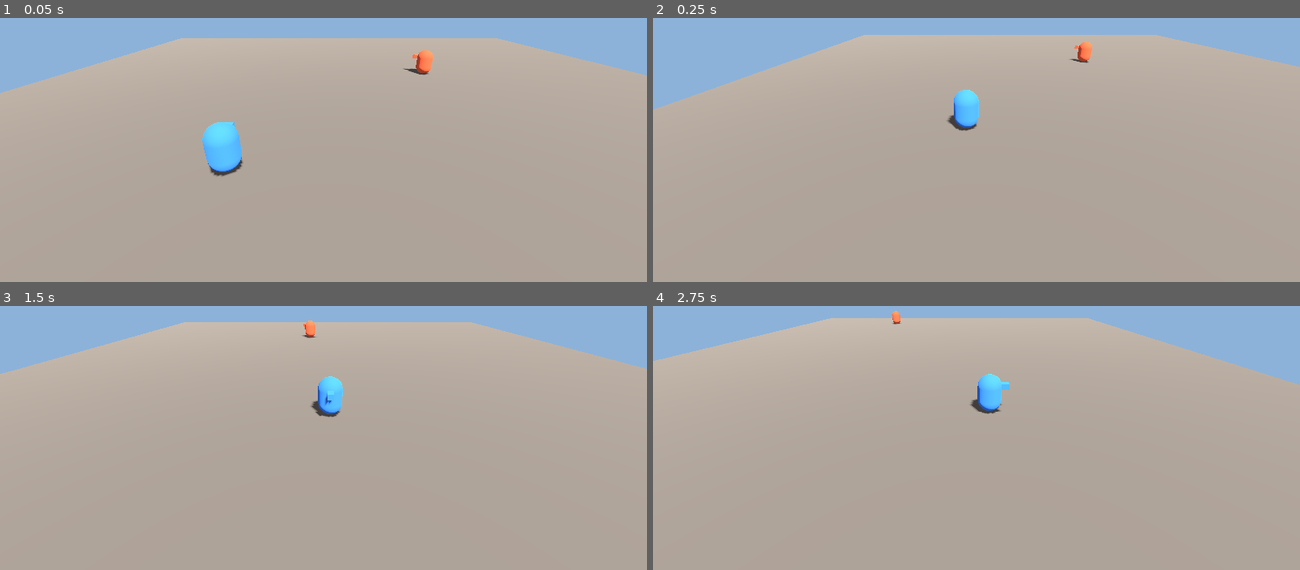
Above: before the commit, frames 1-4 (two rows, left to right).
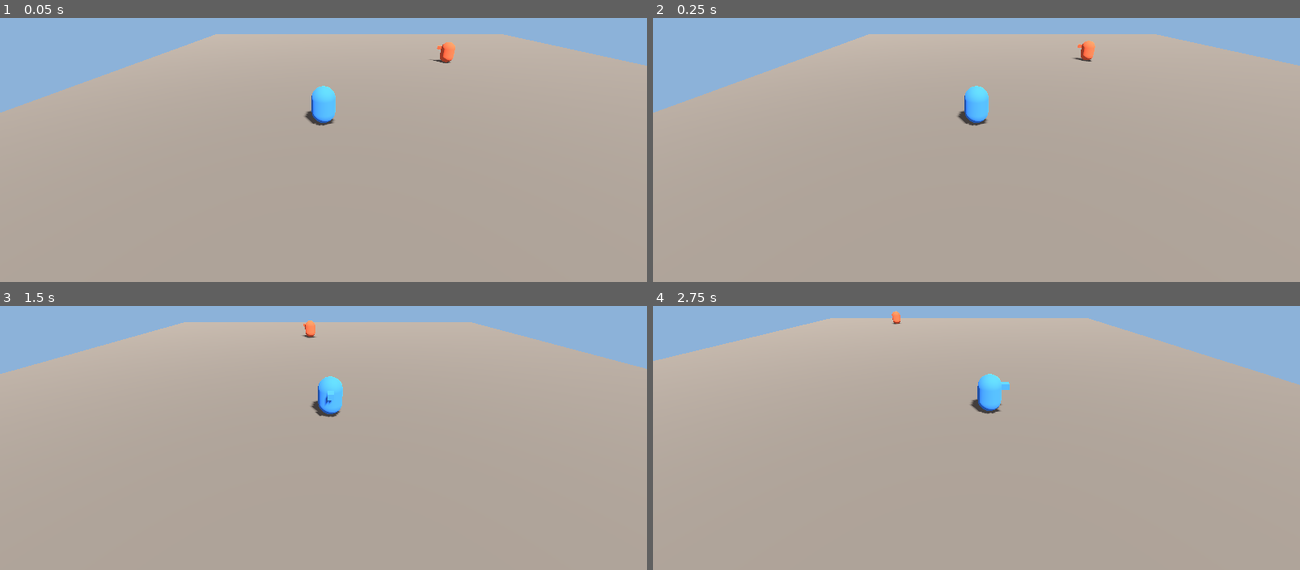
Above: after the commit, the same moments.

Repository: grump606/Scrap-Heap-Heroes
Game: Godot game, scene res://scenes/main.tscn
Same seed, same stepped clock (60 frames per second), same inputs: the game is played once before the commit and once after it.
Inputs (mouse positions are in pixels of both pictures, inside the frame that each line leads up to):
- Up to frame 1 (0.05 s): no input
- Up to frame 2 (0.25 s): no input
- Up to frame 3 (1.5 s): tap Enter at 0.5 s; move the mouse to (465, 369) at 0.52 s; hold D (move_right) 0.53-1.28 s; click (465, 369) at 0.67 s; move the mouse to (194, 406) at 1.27 s; hold S (move_back) from 1.28 s (still down)
- Up to frame 4 (2.75 s): move the mouse to (1041, 308) at 2.02 s; release S (move_back) at 2.03 s; hold D (move_right) from 2.03 s (still down)

The runs differ from the first frame. In frame 1, 4.9% of the frame differs, in the area x 0-100%, y 6-60%; in frame 2, 1.3%; in frame 3, less than 0.1%; in frame 4, nothing differs.

Commit message:
Fix minor review items: camera snap, move dedupe, add_hero check
- Camera snaps to the local hero at match start instead of easing in
  from the origin.
- Controllers send MOVE only when the quantized direction changes; the
  sim already holds move input, so behavior is unchanged and replays
  shrink. LocalPlayerController.sample_input() lets tests script input.
- SimWorld.add_hero refuses a second hero per player in release builds
  too (push_error, returns -1) instead of a debug-only assert.
- Tests can declare intended errors with expect_error(); an expected
  error that never appears fails the test.

Co-Authored-By: Claude Opus 5.5 <noreply@anthropic.com>

Diff:
--- a/game/app/match_runner.gd
+++ b/game/app/match_runner.gd
@@ -35,6 +35,7 @@
 	if session.local != null:
 		var me := session.world.hero_for_player(session.local.player_id)
 		_camera.target = _world_view.hero_view(me.entity_id)
+		_camera.snap_to_target()
 
 
 func _process(delta: float) -> void:
--- a/game/control/bot_controller.gd
+++ b/game/control/bot_controller.gd
@@ -30,7 +30,7 @@
 	var dir := (_waypoint - pos)
 	if dir.length() > 1.0:
 		dir = dir.normalized()
-	return [Command.move(player_id, tick, dir)]
+	return move_if_changed(tick, dir)
 
 
 func _pick_waypoint(tick: int) -> void:
--- a/game/control/controller.gd
+++ b/game/control/controller.gd
@@ -5,6 +5,11 @@
 
 var player_id: int
 var team: int
+
+## Quantized payload of the last MOVE sent. The sim holds move input until the
+## next MOVE, so repeating an unchanged one only bloats replays (and, later,
+## network traffic).
+var _last_move: Dictionary = {"x": 0, "z": 0}
 
 
 func _init(p_player_id: int, p_team: int) -> void:
@@ -16,3 +21,13 @@
 ## to what this controller's team can see.
 func produce_commands(_snapshot: Snapshot, _tick: int) -> Array[Command]:
 	return []
+
+
+## A MOVE for dir if it differs from the last one sent (after quantizing),
+## otherwise nothing. Heroes start with zero move input, so idle sends nothing.
+func move_if_changed(tick: int, dir: Vector2) -> Array[Command]:
+	var cmd := Command.move(player_id, tick, dir)
+	if cmd.payload == _last_move:
+		return []
+	_last_move = cmd.payload.duplicate()
+	return [cmd]
--- a/game/control/local_player_controller.gd
+++ b/game/control/local_player_controller.gd
@@ -13,6 +13,10 @@
 func produce_commands(_snapshot: Snapshot, tick: int) -> Array[Command]:
 	var dir := Vector2.ZERO
 	if input_enabled:
-		dir = Input.get_vector("move_left", "move_right", "move_forward", "move_back")
-		dir = dir.rotated(-camera_yaw)
-	return [Command.move(player_id, tick, dir)]
+		dir = sample_input().rotated(-camera_yaw)
+	return move_if_changed(tick, dir)
+
+
+## Raw stick/WASD vector, camera-relative. Tests override this.
+func sample_input() -> Vector2:
+	return Input.get_vector("move_left", "move_right", "move_forward", "move_back")
--- a/game/sim/core/sim_world.gd
+++ b/game/sim/core/sim_world.gd
@@ -32,8 +32,11 @@
 	return id
 
 
+## Returns the new entity id, or -1 if this player already has a hero.
 func add_hero(player_id: int, team: int, hero_id: StringName, spawn: Vector3) -> int:
-	assert(not _player_to_entity.has(player_id), "player already has a hero")
+	if _player_to_entity.has(player_id):
+		push_error("player %d already has a hero" % player_id)
+		return -1
 	var h := HeroState.new()
 	h.entity_id = next_entity_id()
 	h.player_id = player_id
--- a/game/view/camera_rig.gd
+++ b/game/view/camera_rig.gd
@@ -35,6 +35,13 @@
 	global_position = global_position.lerp(target.global_position, t)
 
 
+## Jumps straight to the target, e.g. at match start, instead of easing in.
+func snap_to_target() -> void:
+	if target != null:
+		global_position = target.global_position
+		_update_camera_offset()
+
+
 func _update_camera_offset() -> void:
 	var back := Vector3(0, 0, distance).rotated(Vector3.UP, yaw)
 	_camera.position = back + Vector3(0, height, 0)
--- a/tests/run_tests.gd
+++ b/tests/run_tests.gd
@@ -44,8 +44,17 @@
 			t.call(method)
 			var problems: Array[String] = t.failures.duplicate()
 			if capture != null:
+				var unseen := t.expected_errors.duplicate()
 				for e in capture.take():
-					problems.append("error: " + e)
+					var matched := false
+					for want in t.expected_errors:
+						if e.contains(want):
+							matched = true
+							unseen.erase(want)
+					if not matched:
+						problems.append("error: " + e)
+				for want in unseen:
+					problems.append("expected an error containing '%s'" % want)
 			if problems.is_empty():
 				passed += 1
 				print("  PASS  %s :: %s" % [path.get_file(), method])
--- a/tests/sim/test_determinism.gd
+++ b/tests/sim/test_determinism.gd
@@ -27,16 +27,50 @@
 	check(h.world.hero_for_player(2).position.distance_to(start) > 1.0, "bot hero moved")
 
 
+## A LocalPlayerController with scripted input instead of the keyboard.
+class ScriptedLocal extends LocalPlayerController:
+	var dir := Vector2.ZERO
+
+	func sample_input() -> Vector2:
+		return dir
+
+
 func test_human_and_bot_share_one_command_path() -> void:
 	var h := SimHarness.practice(5, true)
+	var human_ctrl := ScriptedLocal.new(1, 0)
+	h.controllers[0] = human_ctrl
+	human_ctrl.dir = Vector2.RIGHT
+	h.run(30)
+	human_ctrl.dir = Vector2.ZERO
+	h.run(30)
+	var human_cmds := []
+	var bot_sent := false
+	for d in h.replay.commands:
+		if int(d["player_id"]) == 1:
+			human_cmds.append(int(d["tick"]))
+		else:
+			bot_sent = true
+	check_eq(human_cmds, [0, 30], "local controller sent one MOVE per change, through the buffer")
+	check(bot_sent, "bot sent commands through the buffer")
+	check(h.world.hero_for_player(1).position.x > -5.0, "human moved right while input was held")
+
+
+func test_idle_human_sends_nothing_and_stays_put() -> void:
+	var h := SimHarness.practice(5, true)
 	h.run(60)
-	var by_player := {}
 	for d in h.replay.commands:
-		by_player[int(d["player_id"])] = true
-	check(by_player.has(1), "local controller sent commands through the buffer")
-	check(by_player.has(2), "bot sent commands through the buffer")
-	var human := h.world.hero_for_player(1)
-	check_eq(human.position, Vector3(-5, 0, 5), "idle human stays put with no input")
+		check(int(d["player_id"]) != 1, "idle human sent a command at tick %d" % int(d["tick"]))
+	check_eq(h.world.hero_for_player(1).position, Vector3(-5, 0, 5), "idle human stays put with no input")
+
+
+func test_unchanged_moves_are_not_repeated() -> void:
+	var h := SimHarness.practice(8)
+	h.run(600)
+	var per_player := {}
+	for d in h.replay.commands:
+		per_player[int(d["player_id"])] = per_player.get(int(d["player_id"]), 0) + 1
+	for pid in per_player:
+		check(per_player[pid] < 600, "player %d sent %d commands in 600 ticks" % [pid, per_player[pid]])
 
 
 func test_heroes_stay_in_arena() -> void:
@@ -47,3 +81,11 @@
 		for id in h.world.heroes:
 			var p: Vector3 = h.world.heroes[id].position
 			check(absf(p.x) <= half and absf(p.z) <= half, "hero %d inside arena at tick %d" % [id, h.world.tick])
+
+
+func test_second_hero_for_same_player_is_refused() -> void:
+	var w := SimWorld.new(1)
+	expect_error("already has a hero")
+	check(w.add_hero(1, 0, &"wombat", Vector3.ZERO) > 0, "first hero added")
+	check_eq(w.add_hero(1, 0, &"weasel", Vector3.ZERO), -1, "second hero refused")
+	check_eq(w.heroes.size(), 1, "only one hero exists")
--- a/tests/sim/test_replay.gd
+++ b/tests/sim/test_replay.gd
@@ -57,16 +57,19 @@
 func test_tampered_replay_reports_desync() -> void:
 	var live := _recorded(5)
 	var saved := ReplayLog.from_dict(live.replay.to_dict())
-	# Flip one of player 2's moves partway through.
+	# Flip player 2's first move from tick 500 on (moves are sent only on change).
+	var changed_at := -1
 	for d in saved.commands:
-		if int(d["player_id"]) == 2 and int(d["tick"]) == 500:
+		if int(d["player_id"]) == 2 and int(d["tick"]) >= 500:
 			var x := int(d["payload"].get("x", 0))
 			d["payload"] = {"x": -Command.AXIS_MAX if x > 0 else Command.AXIS_MAX, "z": 0}
+			changed_at = int(d["tick"])
 			break
+	check(changed_at != -1, "found a command to change")
 	var re := SimHarness.playback(saved)
 	re.run(TICKS)
 	re.finish()
-	check(re.desync_tick > 500, "desync detected after the changed tick (got %d)" % re.desync_tick)
+	check(re.desync_tick > changed_at, "desync detected after tick %d (got %d)" % [changed_at, re.desync_tick])
 
 
 func test_replay_with_other_data_version_is_rejected() -> void:
--- a/tests/test_case.gd
+++ b/tests/test_case.gd
@@ -3,6 +3,13 @@
 extends RefCounted
 
 var failures: Array[String] = []
+## Errors this test triggers on purpose (substrings). The runner ignores a
+## logged error that matches one, and fails the test if one never appears.
+var expected_errors: Array[String] = []
+
+
+func expect_error(substring: String) -> void:
+	expected_errors.append(substring)
 
 
 func check(cond: bool, msg: String) -> void:
